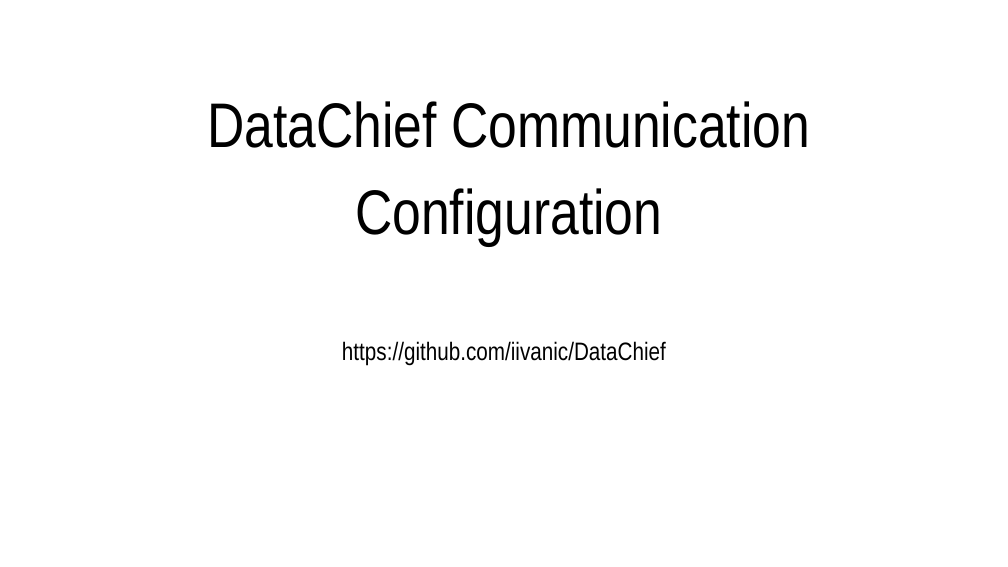
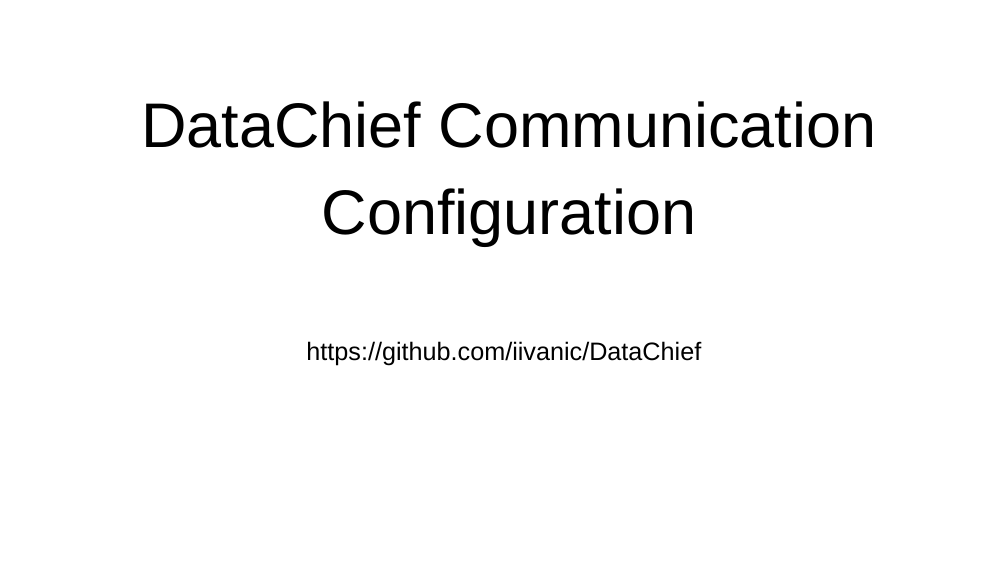
Before and after one commit to iivanic/DataChief, a slide deck: slide 1 of DataChief Communication Configuration.odp. Drawn at 1008x567 pixels with LibreOffice and Linux fonts; fonts in the diff are those of the drawing. Boxes give left, top, right and bottom in pixels: in the first picture for what was removed or moved away, otherwise in the second. Text is boxed around its words. In the diff, an @@ line names an element or a change of style, - is before the commit and + after.

```diff
--- a/DataChief Communication Configuration.odp
+++ b/DataChief Communication Configuration.odp
@@ title "DataChief Communication Configuration" at [141, 101, 877, 246]: font Arial Narrow to Arial @@
@@ subtitle "https://github.com/iivanic/DataChief" at [306, 341, 701, 366]: font Arial Narrow to Arial @@
```
Also in this commit, not shown: 4 other slides changed.
